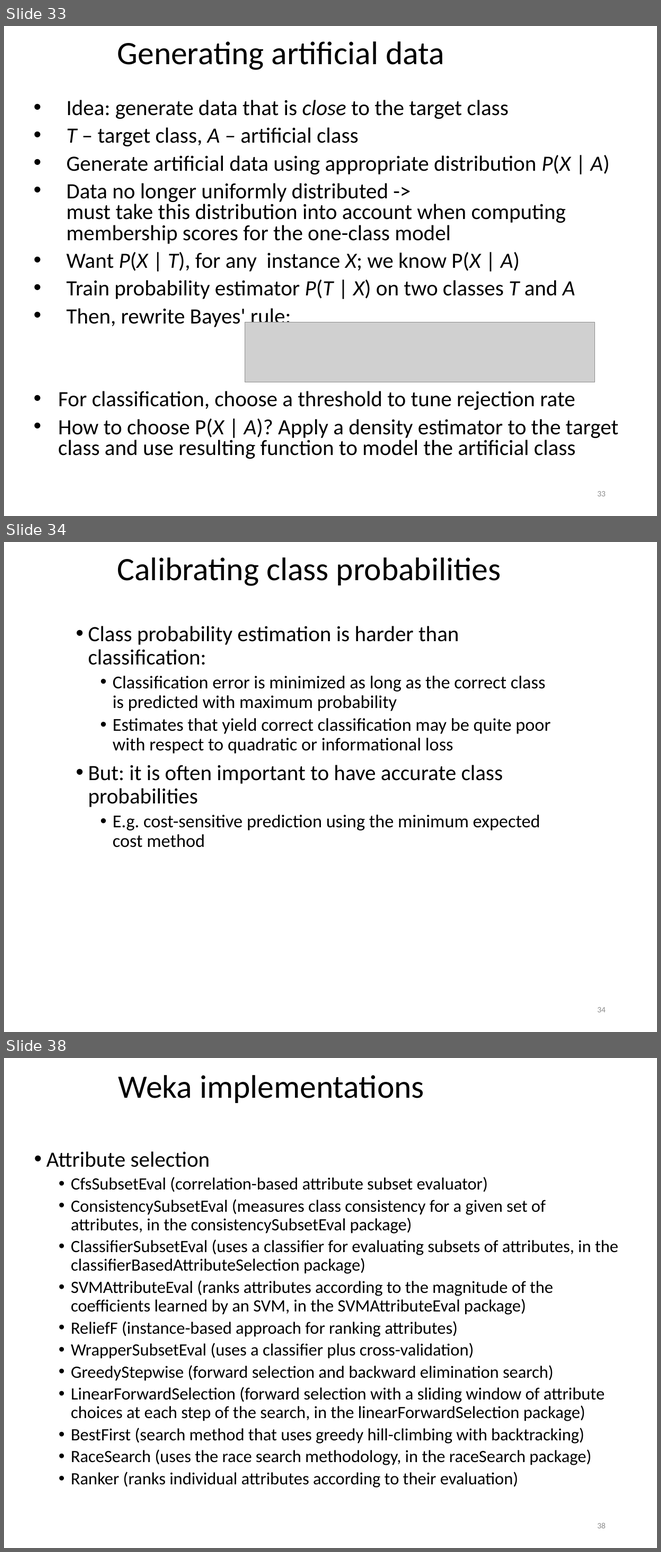
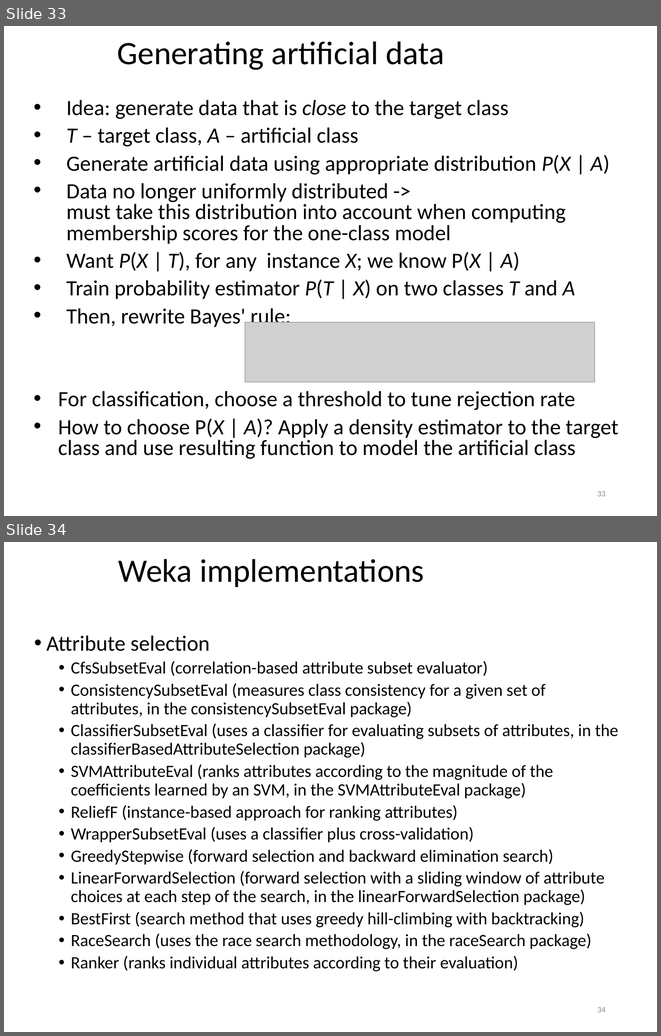
Before and after one commit to khaledmrasheed/khaledmrasheed.github.io, a slide deck: DMcourse/Chapter8.pptx. Shown one above the other, each under a label of ours: slides 33, 34 and 38 before the commit, slides 33 and 34 after it; the slides between them are not shown. The pictures are 661x1552 and 661x1036 pixels, drawn with LibreOffice and Linux fonts; fonts in the diff are those of the drawing; grey boxes stand for pictures. Boxes give left, top, right and bottom in pixels: in the first picture for what was removed or moved away, otherwise in the second. Text is boxed around its words. In the diff, an @@ line names an element or a change of style, - is before the commit and + after.

```diff
--- a/DMcourse/Chapter8.pptx
+++ b/DMcourse/Chapter8.pptx
@@ slide 34 removed at (x1=4, y1=542, x2=657, y2=1032), background #FFFFFF @@
@@ title removed at (x1=117, y1=557, x2=501, y2=586) @@
-Calibrating class probabilities
@@ text removed at (x1=88, y1=626, x2=550, y2=847) @@
-• Class probability estimation is harder than classification:
-  • Classification error is minimized as long as the correct class is predicted with maximum probability
-  • Estimates that yield correct classification may be quite poor with respect to quadratic or informational loss
-• But: it is often important to have accurate class probabilities
-  • E.g. cost-sensitive prediction using the minimum expected cost method
@@ page number removed at (x1=597, y1=1007, x2=606, y2=1012) @@
-34
@@ what was slide 38 is now slide 34 @@
@@ page number at (x1=597, y1=1007, x2=606, y2=1012): text changed @@
-38
+34
```
Also in this commit, not shown: 1 slide changed, 3 other slides removed.
